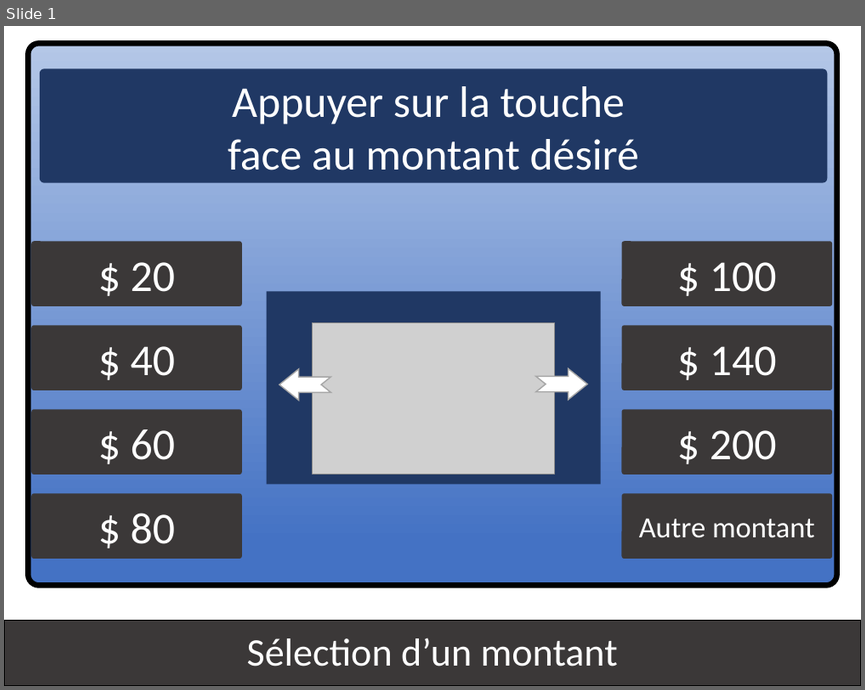
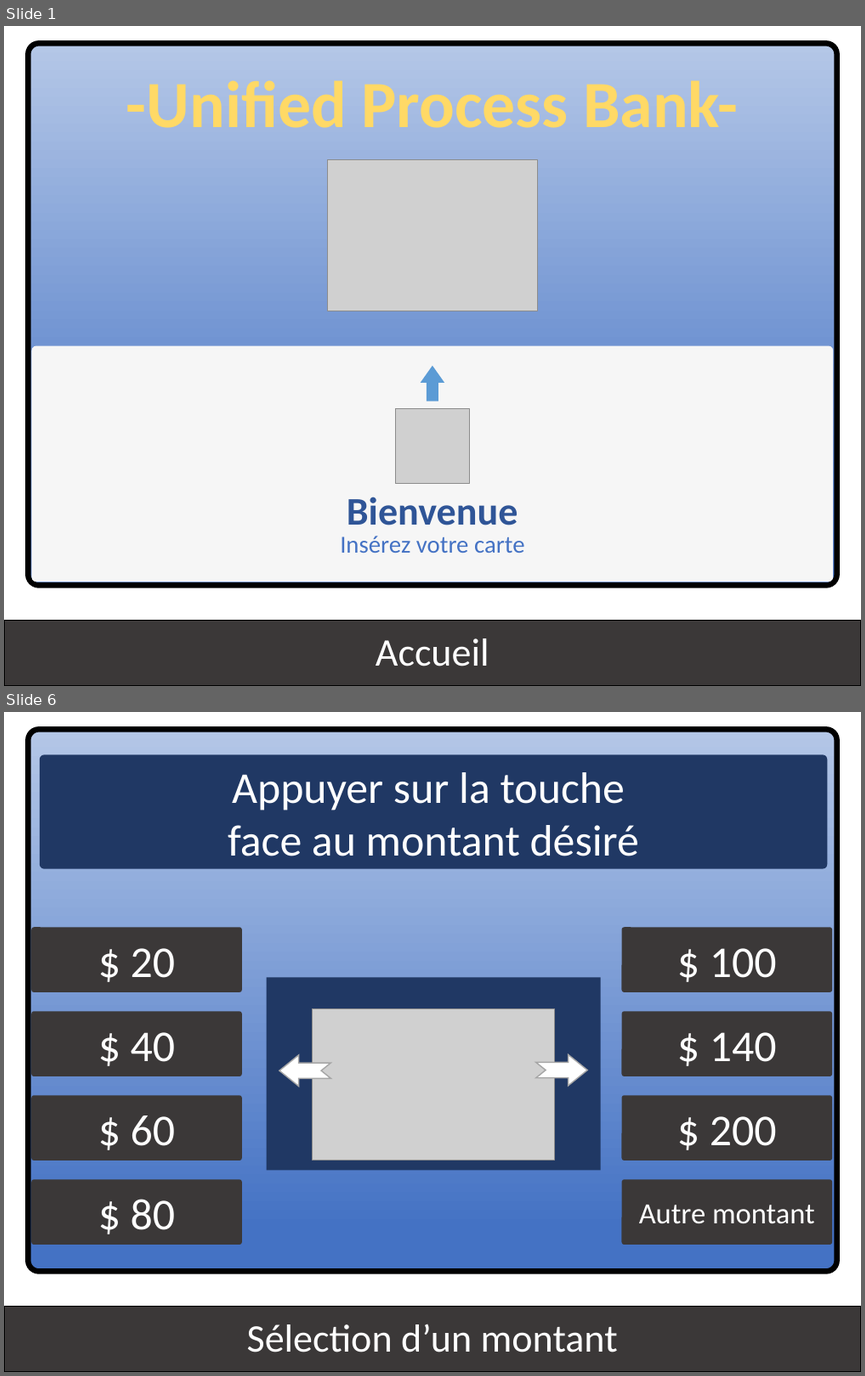
Before and after one commit to kyweez/CDA-15-APPLICATION-DESIGN, a slide deck: GAB/Version-aurelien/IHM-aurelien.pptx. Shown one above the other, each under a label of ours: slide 1 before the commit, slides 1 and 6 after it; the slides between them are not shown. The pictures are 865x690 and 865x1376 pixels, drawn with LibreOffice and Linux fonts; fonts in the diff are those of the drawing; grey boxes stand for pictures. Boxes give left, top, right and bottom in pixels: in the first picture for what was removed or moved away, otherwise in the second. Text is boxed around its words. In the diff, an @@ line names an element or a change of style, - is before the commit and + after.

```diff
--- a/GAB/Version-aurelien/IHM-aurelien.pptx
+++ b/GAB/Version-aurelien/IHM-aurelien.pptx
@@ slide 1 added at [4, 26, 861, 686], background #FFFFFF @@
@@ rounded rectangle added at [28, 44, 837, 587], fill gradient #4472C4 to #B4C7E7, outline #000000 4.5 pt @@
@@ text added at [126, 80, 738, 128], 54 pt, text #FFD966, bold @@
+-Unified Process Bank-
@@ picture added at [328, 160, 537, 312] @@
@@ rounded rectangle added at [31, 346, 833, 582], fill #F6F6F6 @@
@@ down arrow added at [420, 366, 443, 402], fill #5B9BD5 @@
@@ picture added at [395, 409, 470, 484] @@
@@ text added at [347, 497, 518, 526], 32 pt, text #2F5597, bold @@
+Bienvenue
@@ text added at [340, 536, 524, 553], 20 pt, text #4472C4 @@
+Insérez votre carte
@@ rectangle added at [4, 621, 861, 686], fill #3B3838, outline #000000 0.75 pt, 32 pt, text #FFFFFF @@
+Accueil
@@ what was slide 1 is now slide 6 @@
```
Also in this commit, not shown: 7 other slides added, 1 other file.
